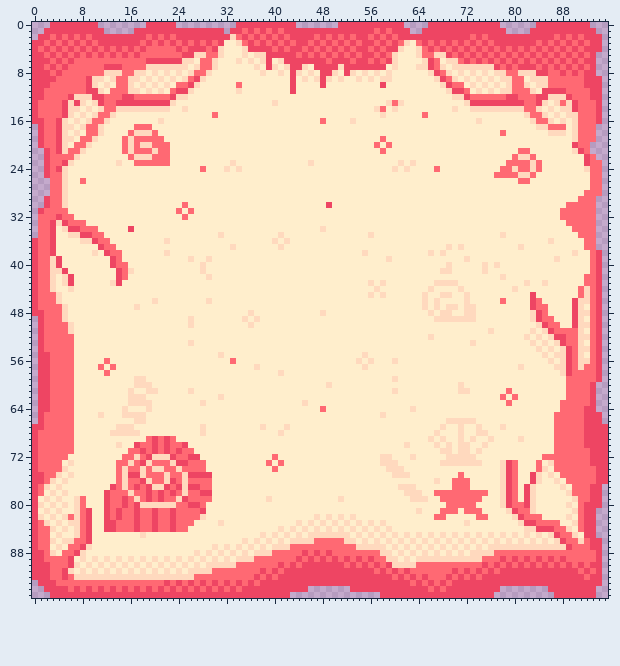
Sprite sheet: bubble/assets/platform.aesprite.png. The picture above was drawn from the file before the commit.
The file is 96x96 pixels.
Once edited:
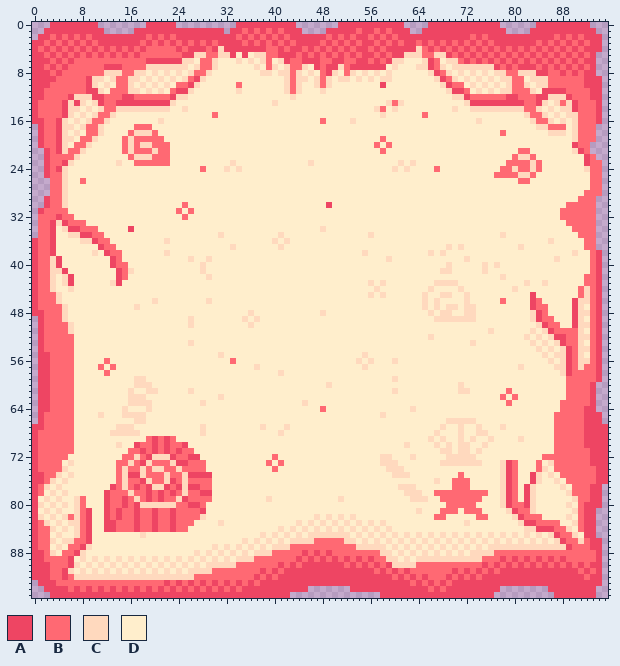
Palette (. is transparent): A #ee4563  B #ff6973  C #ffd9be  D #ffeecc
Diff:
The edit turns colour B into colour A in row 2 at x 47; in row 3 at x 46.
The edit turns colour C into colour A in row 2 at x 33; in row 3 at x 34 and 62; in row 4 at x 35 and 61; in row 5 at x 35 and 60.
The edit turns colour D into colour A in row 3 at x 32 to 33 and 63; in row 4 at x 32 to 34 and 62 to 63; in row 5 at x 33 and 61.
The edit turns colour A into colour B in row 1 at x 54; in row 4 at x 39; in row 5 at x 39 to 40; in rows 6 to 7 at x 39, 43 to 44, 48 and 52; in row 8 at x 43, 48 and 52; in rows 9 to 10 at x 43 and 48.
The edit turns colour A into colour B in row 11 at x 43.
The edit turns colour D into colour C in row 5 at x 32 and 62 to 63; in row 6 at x 61; in row 8 at x 39 and 42; in row 9 at x 42, 44 and 52; in row 10 at x 42, 44, 47 and 49; in row 11 at x 42, 44 and 48.
The edit turns colour D into colour C in row 12 at x 43.
The edit erases colour A in row 1 at x 45 to 48.
